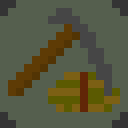
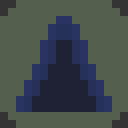
Revision of a layered 128 x 128 image; what changed, layer by layer:
added layer "Camp" above "Storage Large" over [16, 16, 112, 112]
hid "Thatcher" over [8, 8, 120, 112]
